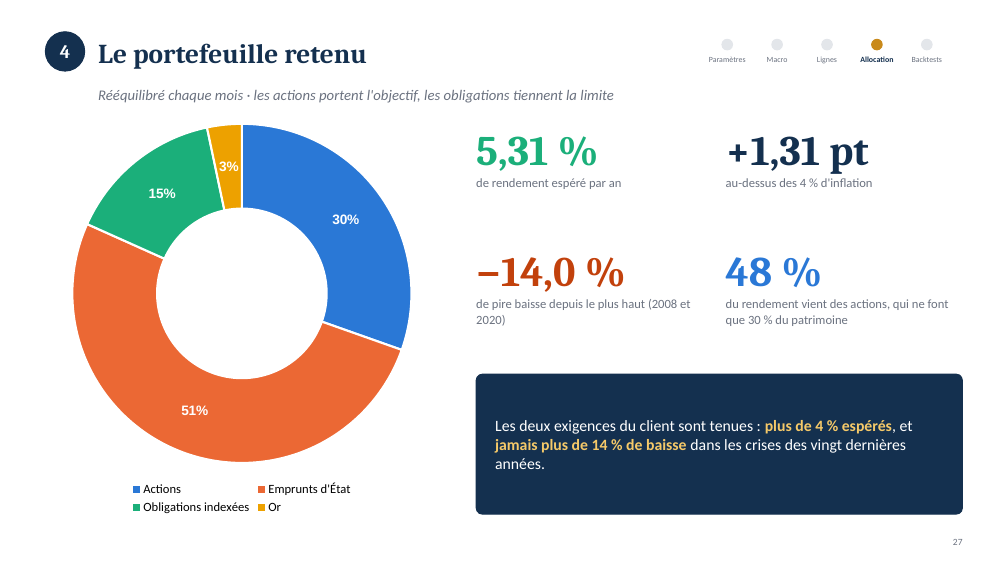
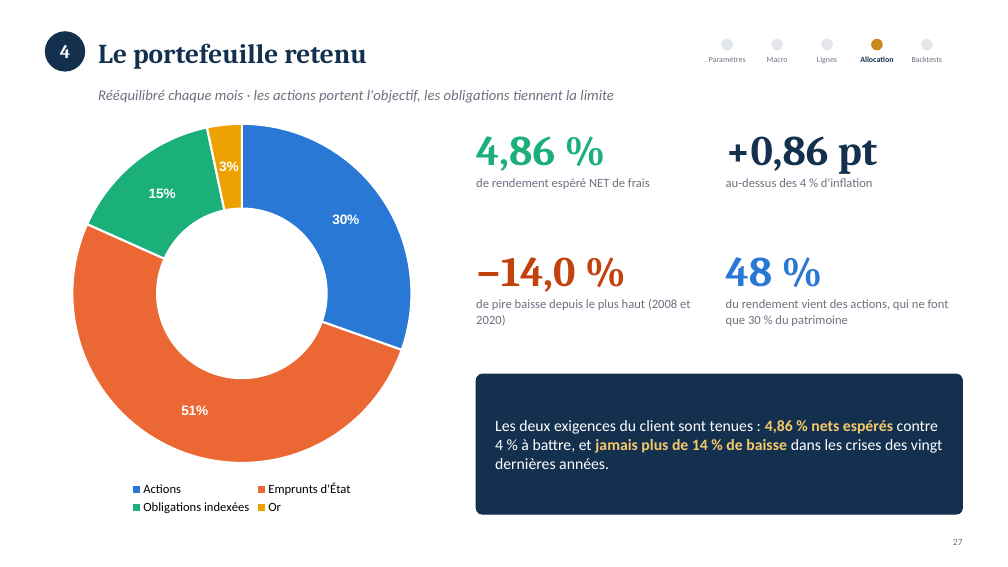
Before and after one commit to AllanDesireGuichard/mandattLauren, a slide deck: slide 27 of outputs/Mandat_Lauren_pitch.pptx. Drawn at 1008x567 pixels with LibreOffice and Linux fonts; fonts in the diff are those of the drawing. Boxes give left, top, right and bottom in pixels: in the first picture for what was removed or moved away, otherwise in the second. Text is boxed around its words. In the diff, an @@ line names an element or a change of style, - is before the commit and + after.

```diff
--- a/outputs/Mandat_Lauren_pitch.pptx
+++ b/outputs/Mandat_Lauren_pitch.pptx
@@ text at (476,136,555,171): text changed @@
-5,31 %
+4,86 %
@@ text at (726,136,877,174): text changed @@
-+1,31 pt
++0,86 pt
@@ text at (476,178,650,189): text changed @@
-de rendement espéré par an
+de rendement espéré NET de frais
@@ text at (495,420,942,469): text changed @@
-Les deux exigences du client sont tenues : plus de 4 % espérés, et jamais plus de 14 % de baisse dans les crises des vingt dernières années.
+Les deux exigences du client sont tenues : 4,86 % nets espérés contre 4 % à battre, et jamais plus de 14 % de baisse dans les crises des vingt dernières années.
```
Also in this commit, not shown: 4 other slides changed.
